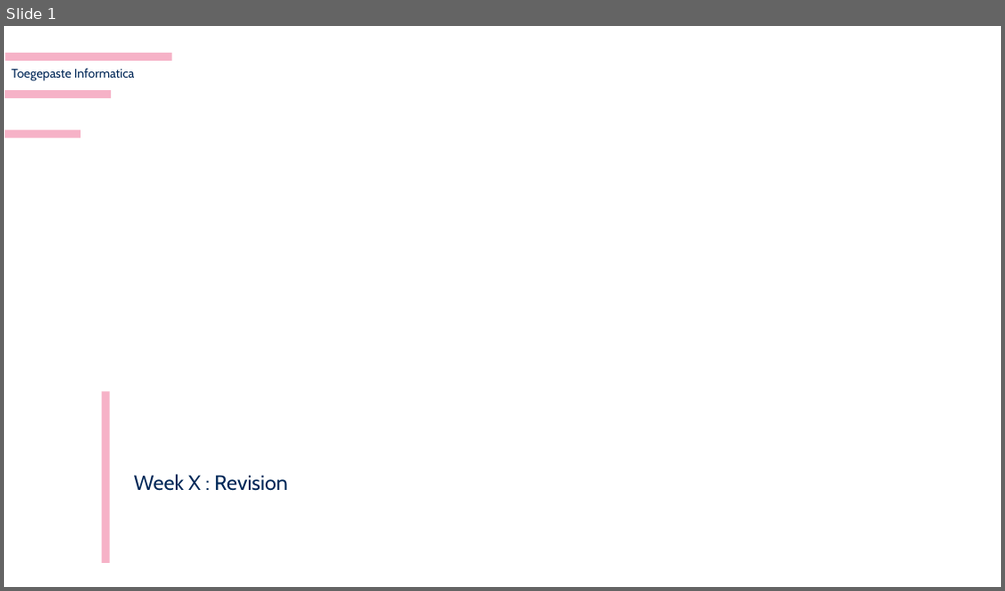
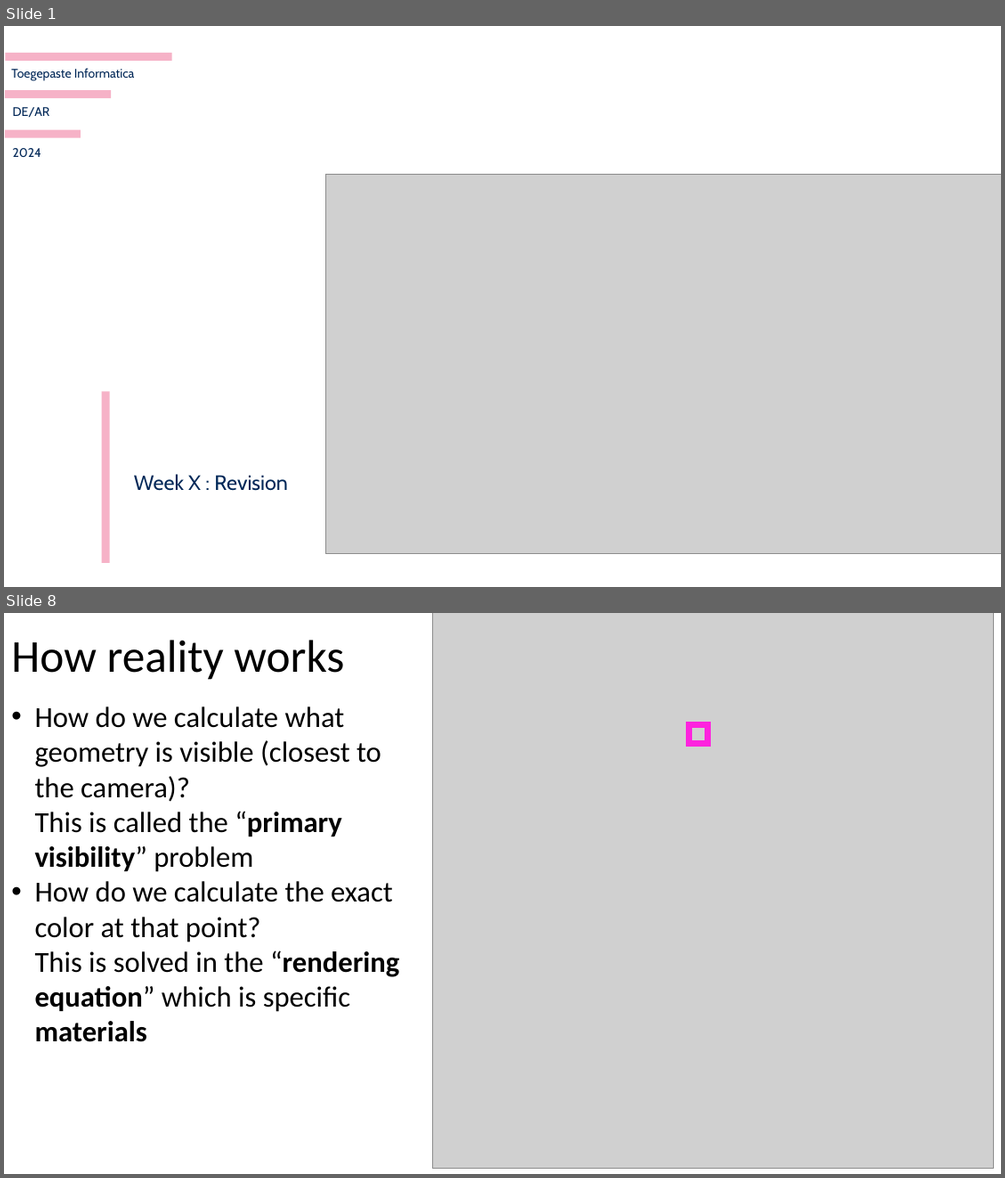
Before and after one commit to harveypekar/3dgraphics, a slide deck: course/3d_revision.pptx. Shown one above the other, each under a label of ours: slide 1 before the commit, slides 1 and 8 after it; the slides between them are not shown. The pictures are 1005x591 and 1005x1178 pixels, drawn with LibreOffice and Linux fonts; fonts in the diff are those of the drawing; grey boxes stand for pictures; background and template pictures are left out. Boxes give left, top, right and bottom in pixels: in the first picture for what was removed or moved away, otherwise in the second. Text is boxed around its words. In the diff, an @@ line names an element or a change of style, - is before the commit and + after.

```diff
--- a/course/3d_revision.pptx
+++ b/course/3d_revision.pptx
@@ slide 8 added at bbox=[4, 613, 1001, 1174], background #FFFFFF @@
@@ picture added at bbox=[432, 613, 994, 1168] @@
@@ title added at bbox=[11, 640, 344, 680], 44 pt, text #000000 @@
+How reality works
@@ text added at bbox=[35, 706, 399, 1042], 28 pt, text #000000 @@
+• How do we calculate what geometry is visible (closest to the camera)?
+  This is called the “primary visibility” problem
+• How do we calculate the exact color at that point?
+  This is solved in the “rendering equation” which is specific materials
@@ rectangle added at bbox=[689, 724, 708, 743], outline #FD23DE 6 pt @@
@@ slide 1 changed as well @@
@@ text added at bbox=[13, 107, 50, 118], 12 pt, text #002757 @@
+DE/AR
@@ text added at bbox=[13, 148, 41, 157], 12 pt, text #002757 @@
+2024
@@ picture added at bbox=[325, 174, 1001, 554] @@
```
Also in this commit, not shown: 19 other slides added, 20 slides removed.
